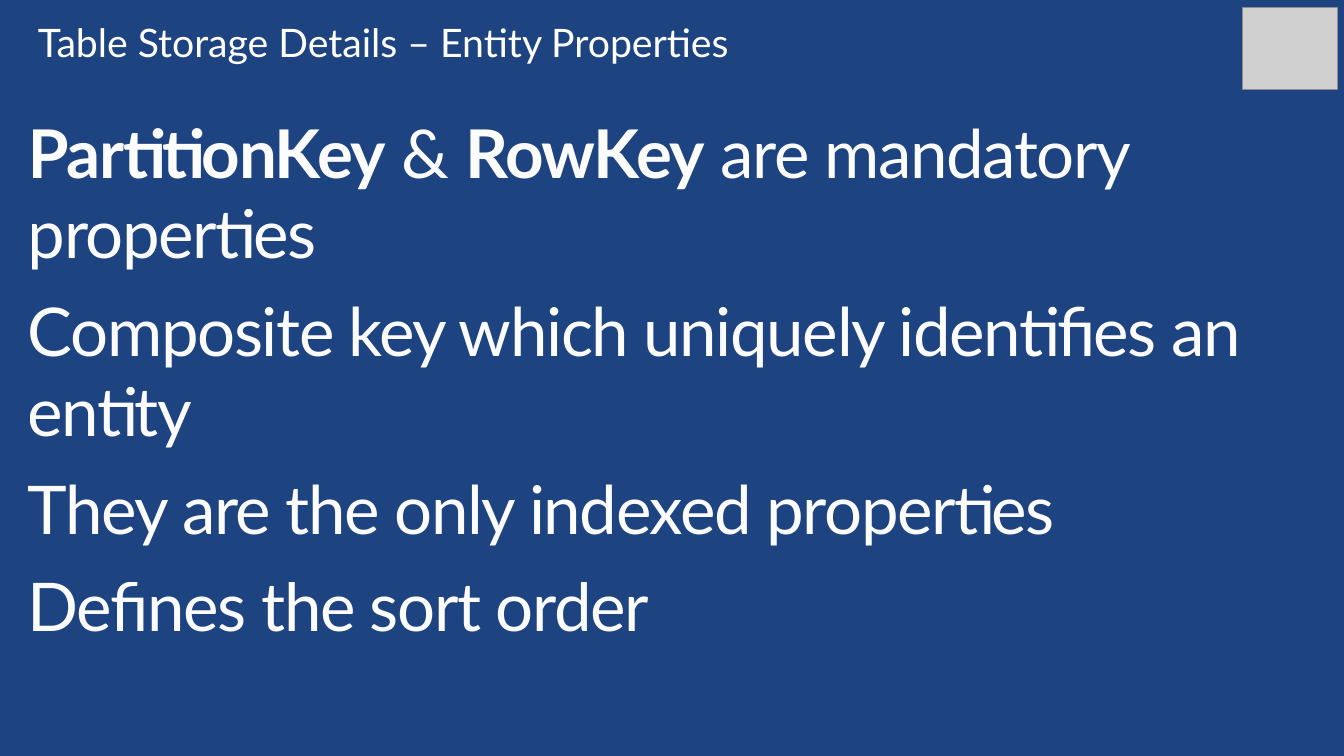
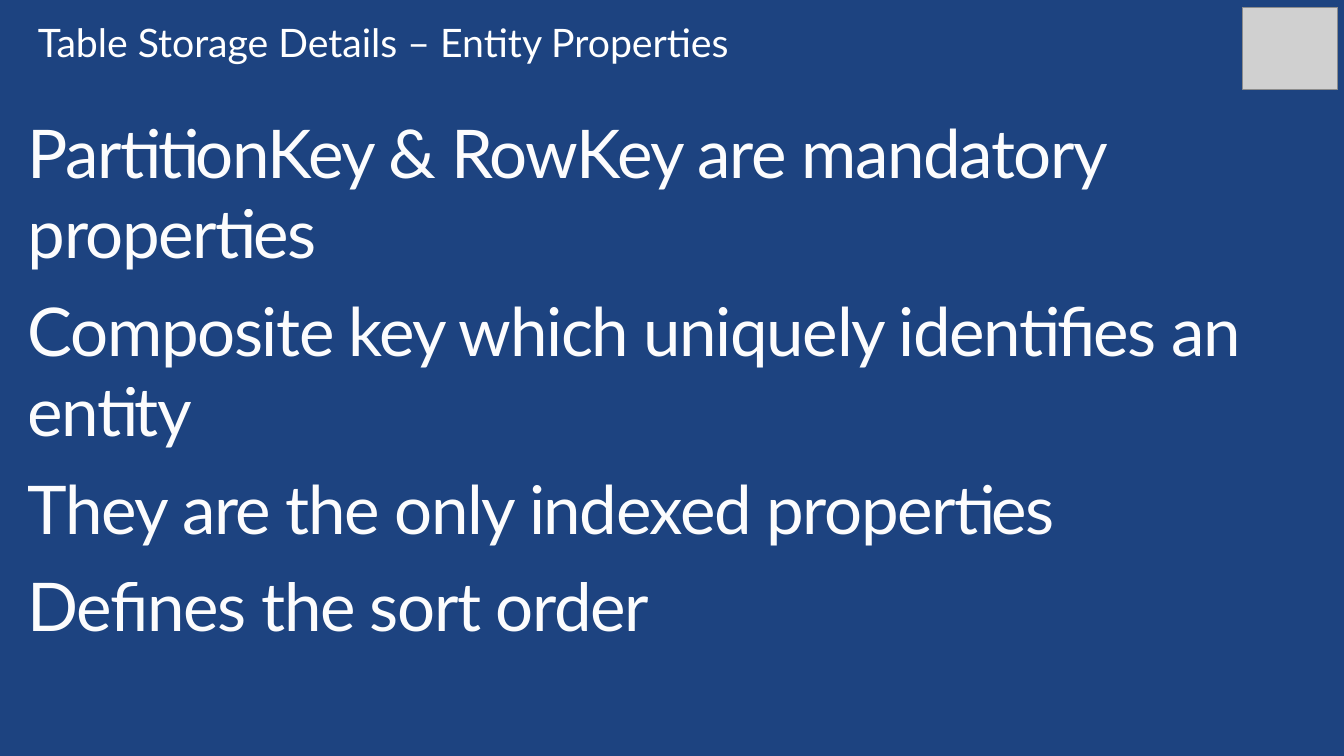
Before and after one commit to sack212/BasicAzureCamp, a slide deck: slide 61 of Data-Storage/Data-Storage.pptx. Drawn at 1344x756 pixels with LibreOffice and Linux fonts; fonts in the diff are those of the drawing; grey boxes stand for pictures. Boxes give left, top, right and bottom in pixels: in the first picture for what was removed or moved away, otherwise in the second. Text is boxed around its words. In the diff, an @@ line names an element or a change of style, - is before the commit and + after.

Commit message:
Updated the Data-Storage deck to be consistent in color and shapes.

```diff
--- a/Data-Storage/Data-Storage.pptx
+++ b/Data-Storage/Data-Storage.pptx
@@ text at (x1=28, y1=128, x2=1109, y2=270): bold off in "PartitionKey RowKey" @@
```
Also in this commit, not shown: 47 other slides changed.
